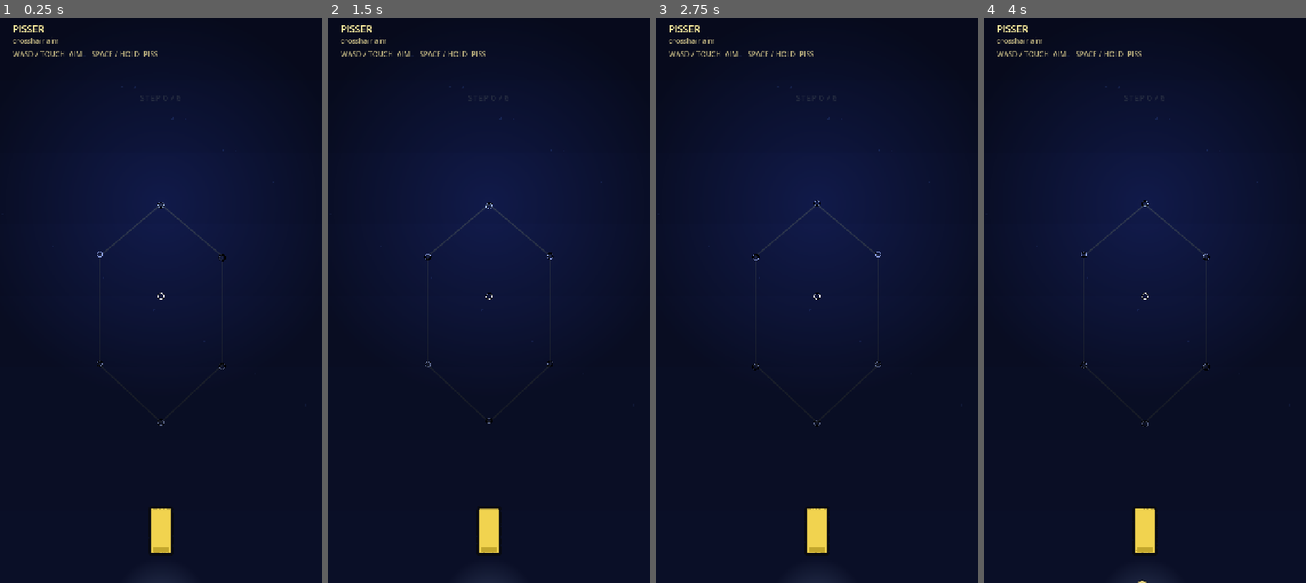
Above: before the commit, frames 1-4 (left to right).
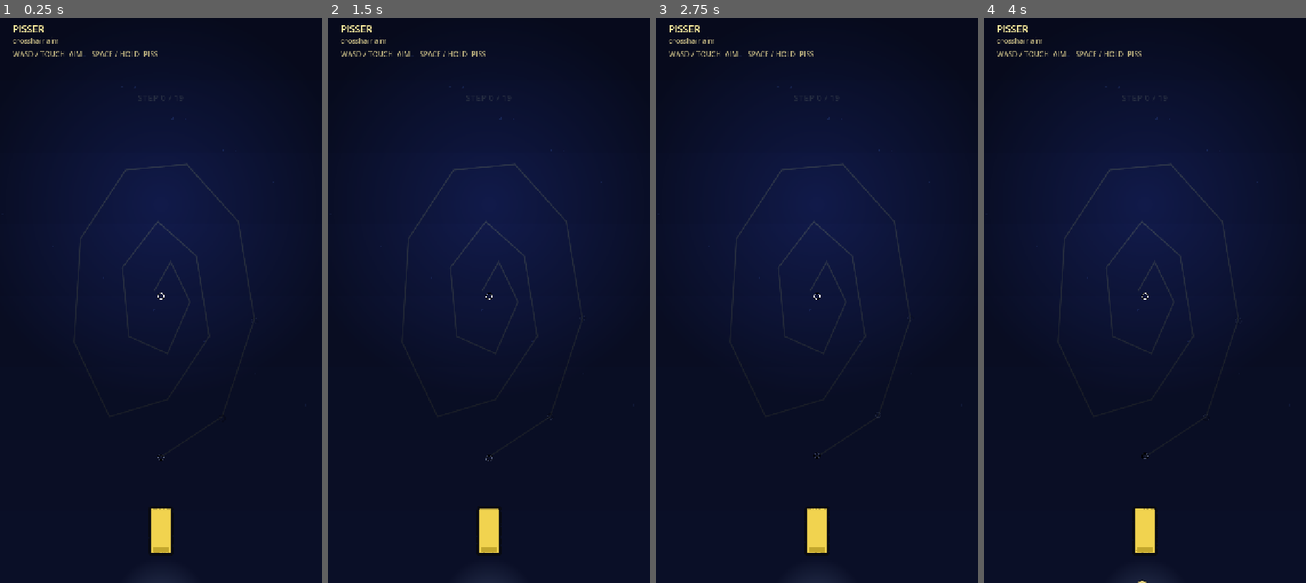
Above: after the commit, the same moments.

Repository: x3cca/girls-piss
Game: Godot game, scene res://scenes/smoke_test.tscn
Same seed, same stepped clock (60 frames per second), same inputs: the game is played once before the commit and once after it.
Inputs (mouse positions are in pixels of both pictures, inside the frame that each line leads up to):
- Up to frame 1 (0.25 s): no input
- Up to frame 2 (1.5 s): tap Enter at 0.5, 0.6 s; move the mouse to (559, 266) at 0.52 s; hold Right 0.53-1.25 s; click (559, 266) at 0.67 s; tap Space at 0.77 s; drag from (424, 323) to (472, 413) at 1.27 s
- Up to frame 3 (2.75 s): move the mouse to (849, 170) at 2.02 s; hold Right from 2.03 s (still down); tap Backspace at 2.1 s
- Up to frame 4 (4 s): release Right at 2.75 s; drag from (1128, 413) to (1048, 210) at 2.77 s; move the mouse to (1241, 379) at 3.52 s; hold Left from 3.53 s (still down); hold Shift from 3.53 s (still down); tap Space at 3.77 s

The runs differ from the first frame. In frame 1, 0.4% of the frame differs, in the area x 24-79%, y 13-79%; in frame 2, 0.4%; in frame 3, 0.4%; in frame 4, 0.4%.

Commit message:
Fade ahead trace targets

Diff:
--- a/scenes/smoke_test.tscn
+++ b/scenes/smoke_test.tscn
@@ -29,7 +29,9 @@
 [node name="LiquidStream" parent="." unique_id=1204969384 instance=ExtResource("2_stream")]
 
 [node name="ShapeTrace" parent="." unique_id=136454311 instance=ExtResource("8_trace")]
-normalized_points = PackedVector2Array(0.5, 0.34, 0.69, 0.43, 0.69, 0.62, 0.5, 0.72, 0.31, 0.62, 0.31, 0.43)
+normalized_points = PackedVector2Array(0.5, 0.78, 0.69, 0.71, 0.79, 0.54, 0.74, 0.37, 0.58, 0.27, 0.39, 0.28, 0.25, 0.4, 0.23, 0.58, 0.34, 0.71, 0.52, 0.68, 0.65, 0.57, 0.61, 0.43, 0.49, 0.37, 0.38, 0.45, 0.4, 0.57, 0.52, 0.6, 0.59, 0.51, 0.53, 0.44, 0.48, 0.49)
+closed_path = false
+checkpoint_look_ahead = 3
 
 [node name="PissLineRecorder" parent="." unique_id=1552256490 instance=ExtResource("9_recorder")]
 
--- a/scripts/shape_trace.gd
+++ b/scripts/shape_trace.gd
@@ -18,6 +18,14 @@
 	Vector2(0.31, 0.62),
 	Vector2(0.31, 0.43),
 ])
+@export var closed_path := true
+## Number of upcoming target sprites to keep visible. One means only the
+## current checkpoint is shown as the target to hit.
+@export_range(1, 8, 1) var checkpoint_look_ahead := 1
+## The first checkpoint after the current one is shown at this opacity; each
+## additional visible checkpoint halves that opacity again.
+@export_range(0.0, 1.0, 0.05) var look_ahead_opacity := 0.25
+@export_range(0.1, 1.0, 0.05) var look_ahead_opacity_falloff := 0.5
 @export_range(0.01, 0.25, 0.005) var checkpoint_radius_fraction := 0.06
 @export var outline_color := Color(0.83, 0.78, 0.38, 0.24)
 @export var completed_color := Color(1.0, 0.91, 0.35, 0.92)
@@ -42,6 +50,7 @@
 
 func _ready() -> void:
 	_sync_target_sprites()
+	_update_target_visibility()
 	queue_redraw()
 
 
@@ -53,6 +62,7 @@
 	for index in _targets.size():
 		_targets[index].set_anchor_position(get_checkpoint_position(index))
 		_targets[index].set_center_position(center)
+	_update_target_visibility()
 
 
 func reset_trace() -> void:
@@ -63,6 +73,7 @@
 	_completion_emitted = false
 	for target in _targets:
 		target.reset_target()
+	_update_target_visibility()
 	queue_redraw()
 
 
@@ -92,6 +103,7 @@
 		if completed_steps >= total_steps and not _completion_emitted:
 			_completion_emitted = true
 			trace_completed.emit()
+		_update_target_visibility()
 
 	_previous_endpoint = position
 	_has_previous_endpoint = true
@@ -145,13 +157,20 @@
 	var points := PackedVector2Array()
 	for normalized_point in normalized_points:
 		points.append(normalized_to_viewport(normalized_point))
+	var segment_count := maxi(point_count - 1, 0)
+	if closed_path:
+		points.append(points[0])
+		segment_count = point_count
 	if point_count >= 2:
-		points.append(points[0])
 		draw_polyline(points, outline_color, outline_width, true)
-		for segment_index in range(point_count):
+		for segment_index in range(segment_count):
 			var segment_completed := (
 				segment_index < completed_steps - 1
-				or (completed_steps >= point_count and segment_index == point_count - 1)
+				or (
+					closed_path
+					and completed_steps >= point_count
+					and segment_index == point_count - 1
+				)
 			)
 			if segment_completed:
 				draw_line(
@@ -196,6 +215,30 @@
 		_targets.append(target)
 
 
+func _update_target_visibility() -> void:
+	var look_ahead := maxi(checkpoint_look_ahead, 1)
+	var last_visible_index := mini(completed_steps + look_ahead - 1, _targets.size() - 1)
+	for index in _targets.size():
+		var target := _targets[index]
+		if target.is_hit():
+			# Let a completed target remain visible while it swirls into the bowl.
+			continue
+		var is_in_look_ahead := index >= completed_steps and index <= last_visible_index
+		target.visible = is_in_look_ahead
+		if not is_in_look_ahead:
+			continue
+		var steps_ahead := index - completed_steps
+		var target_opacity := 1.0
+		if steps_ahead > 0:
+			target_opacity = look_ahead_opacity * pow(
+				look_ahead_opacity_falloff,
+				steps_ahead - 1,
+			)
+		var target_modulate := target.modulate
+		target_modulate.a = target_opacity
+		target.modulate = target_modulate
+
+
 func _get_target_center() -> Vector2:
 	if target_center_position.x >= 0.0 and target_center_position.y >= 0.0:
 		return target_center_position
--- a/tests/unit/test_shape_trace.gd
+++ b/tests/unit/test_shape_trace.gd
@@ -61,5 +61,45 @@
 	assert_eq(_completion_count, 2)
 
 
+func test_checkpoint_look_ahead_one_only_shows_the_current_target() -> void:
+	var trace := ShapeTrace.new()
+	add_child_autofree(trace)
+	trace.normalized_points = PackedVector2Array([
+		Vector2(0.25, 0.25),
+		Vector2(0.50, 0.50),
+		Vector2(0.75, 0.75),
+	])
+	trace.checkpoint_look_ahead = 1
+	trace._process(0.0)
+
+	assert_true(trace._targets[0].visible)
+	assert_false(trace._targets[1].visible)
+	assert_false(trace._targets[2].visible)
+
+	trace.checkpoint_look_ahead = 2
+	trace._process(0.0)
+	assert_true(trace._targets[0].visible)
+	assert_true(trace._targets[1].visible)
+	assert_false(trace._targets[2].visible)
+
+
+func test_checkpoint_look_ahead_fades_visible_future_targets() -> void:
+	var trace := ShapeTrace.new()
+	add_child_autofree(trace)
+	trace.normalized_points = PackedVector2Array([
+		Vector2(0.20, 0.20),
+		Vector2(0.35, 0.35),
+		Vector2(0.50, 0.50),
+		Vector2(0.65, 0.65),
+	])
+	trace.checkpoint_look_ahead = 3
+	trace._process(0.0)
+
+	assert_almost_eq(trace._targets[0].modulate.a, 1.0, 0.001)
+	assert_almost_eq(trace._targets[1].modulate.a, 0.25, 0.001)
+	assert_almost_eq(trace._targets[2].modulate.a, 0.125, 0.001)
+	assert_false(trace._targets[3].visible)
+
+
 func _on_trace_completed() -> void:
 	_completion_count += 1
